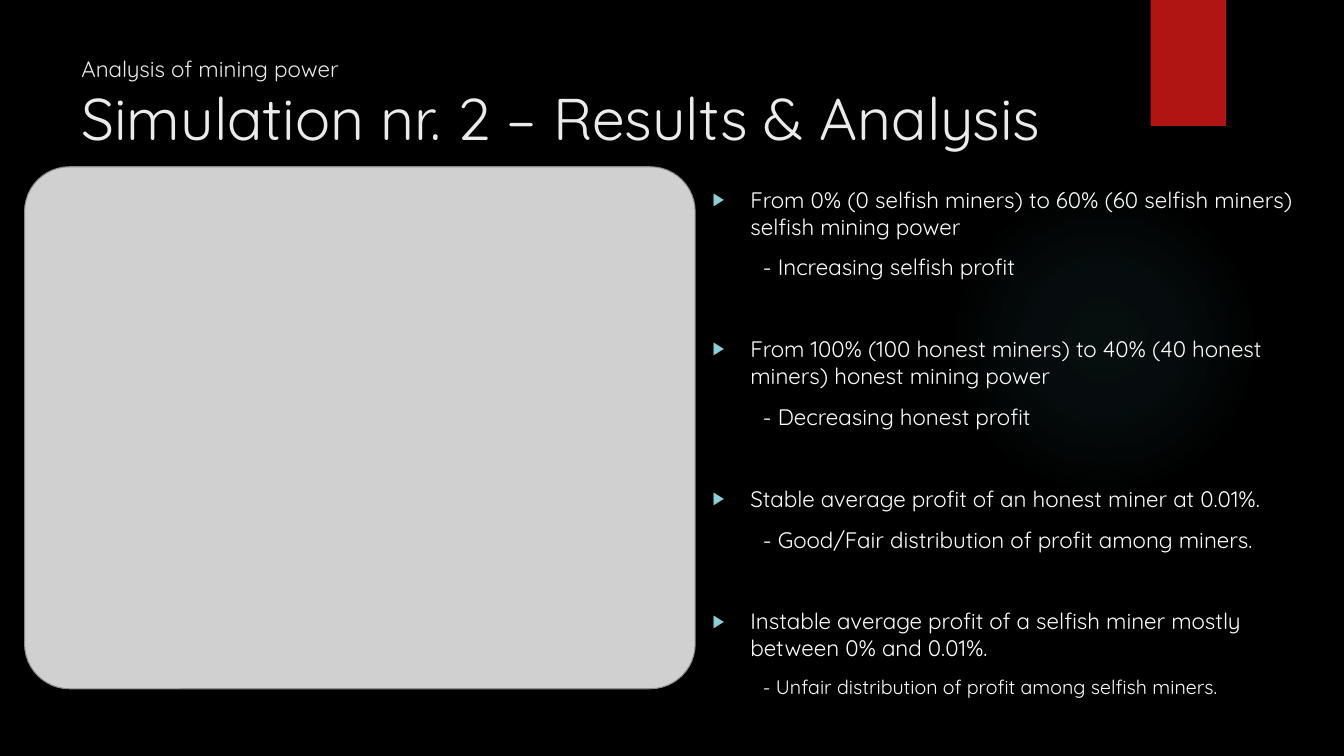
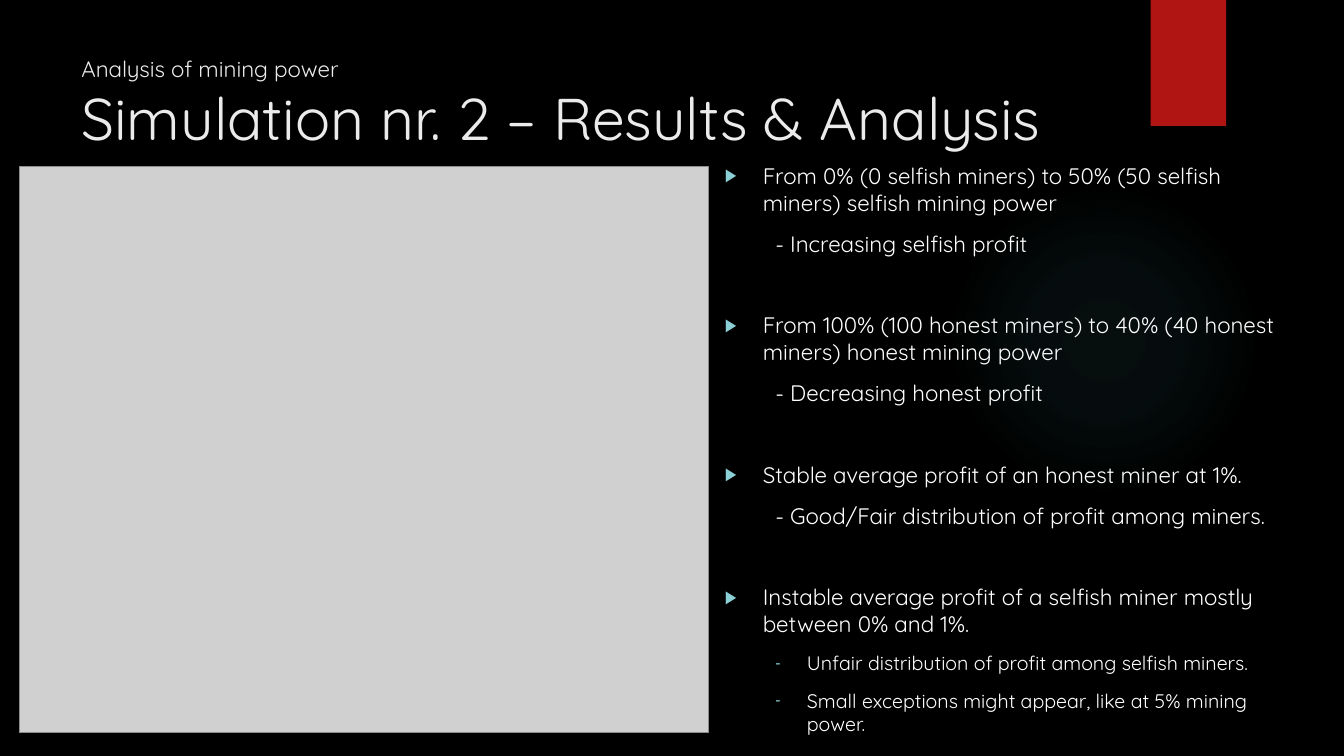
Before and after one commit to MohammedGuniem/Selfish-GHOST-and-Stubborn-Mining, a slide deck: slide 6 of Selfish, Stubborn & GHOST Mining.pptx. Drawn at 1344x756 pixels with LibreOffice and Linux fonts; fonts in the diff are those of the drawing; grey boxes stand for pictures; background and template pictures are left out. Boxes give left, top, right and bottom in pixels: in the first picture for what was removed or moved away, otherwise in the second. Text is boxed around its words. In the diff, an @@ line names an element or a change of style, - is before the commit and + after.

Commit message:
Sim. 1 to 5 are done, remaining stabburn mining
Test is ok

```diff
--- a/Selfish, Stubborn & GHOST Mining.pptx
+++ b/Selfish, Stubborn & GHOST Mining.pptx
@@ picture: place and size @@
-picture at [24,166,695,689]
+picture at [19,166,709,733]
@@ text "From 0% (0 selfish miners) ...": place and size @@
-text "From 0% (0 selfish miners) ..." at [750,191,1292,698]
+text "From 0% (0 selfish miners) ..." at [763,167,1274,735]
@@ text at [763,167,1221,216]: text changed @@
-▶ From 0% (0 selfish miners) to 60% (60 selfish miners) selfish mining power
+▶ From 0% (0 selfish miners) to 50% (50 selfish miners) selfish mining power
@@ text at [763,466,1242,488]: text changed @@
-▶ Stable average profit of an honest miner at 0.01%.
+▶ Stable average profit of an honest miner at 1%.
@@ text at [763,588,1253,735]: text changed; size 16 to 14 pt @@
-▶ Instable average profit of a selfish miner mostly between 0% and 0.01%.
-  - Unfair distribution of profit among selfish miners.
+▶ Instable average profit of a selfish miner mostly between 0% and 1%.
+  – Unfair distribution of profit among selfish miners.
+  – Small exceptions might appear, like at 5% mining power.
```
Also in this commit, not shown: 2 other slides changed, 6 slides added, 8 other files.
